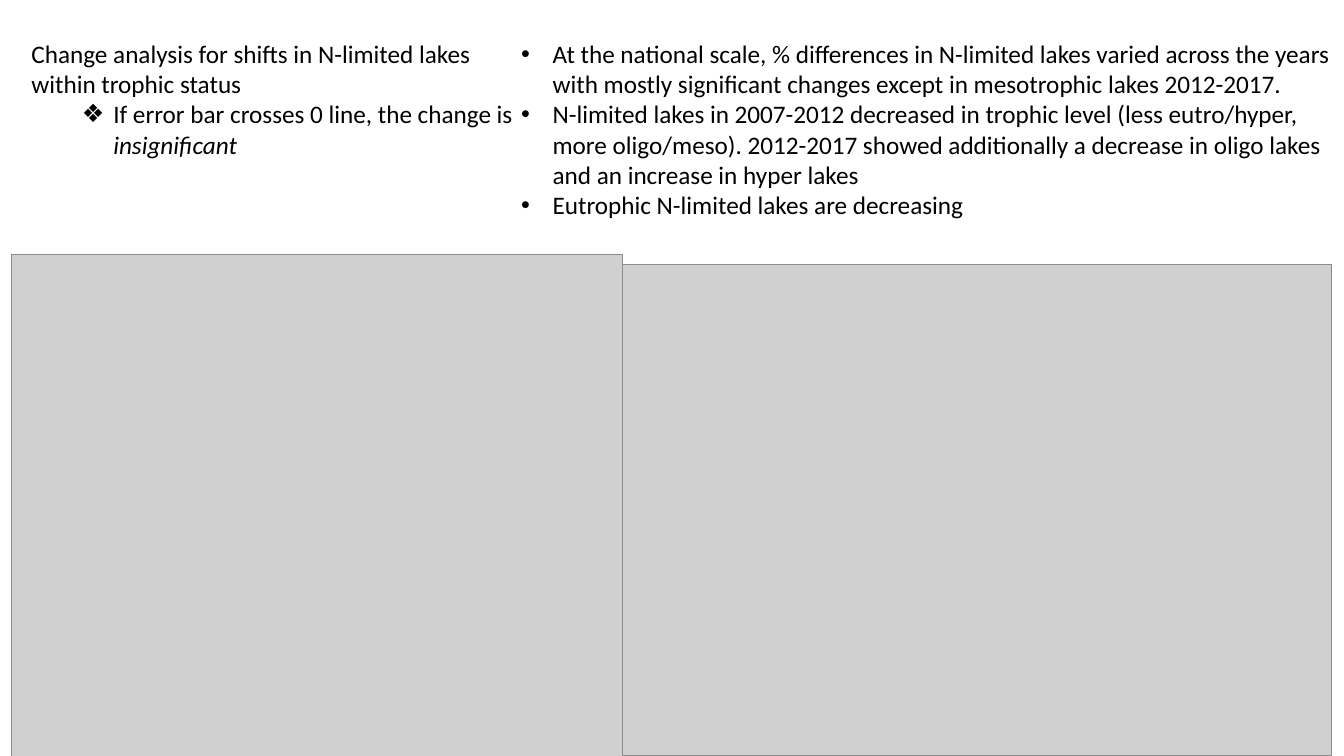
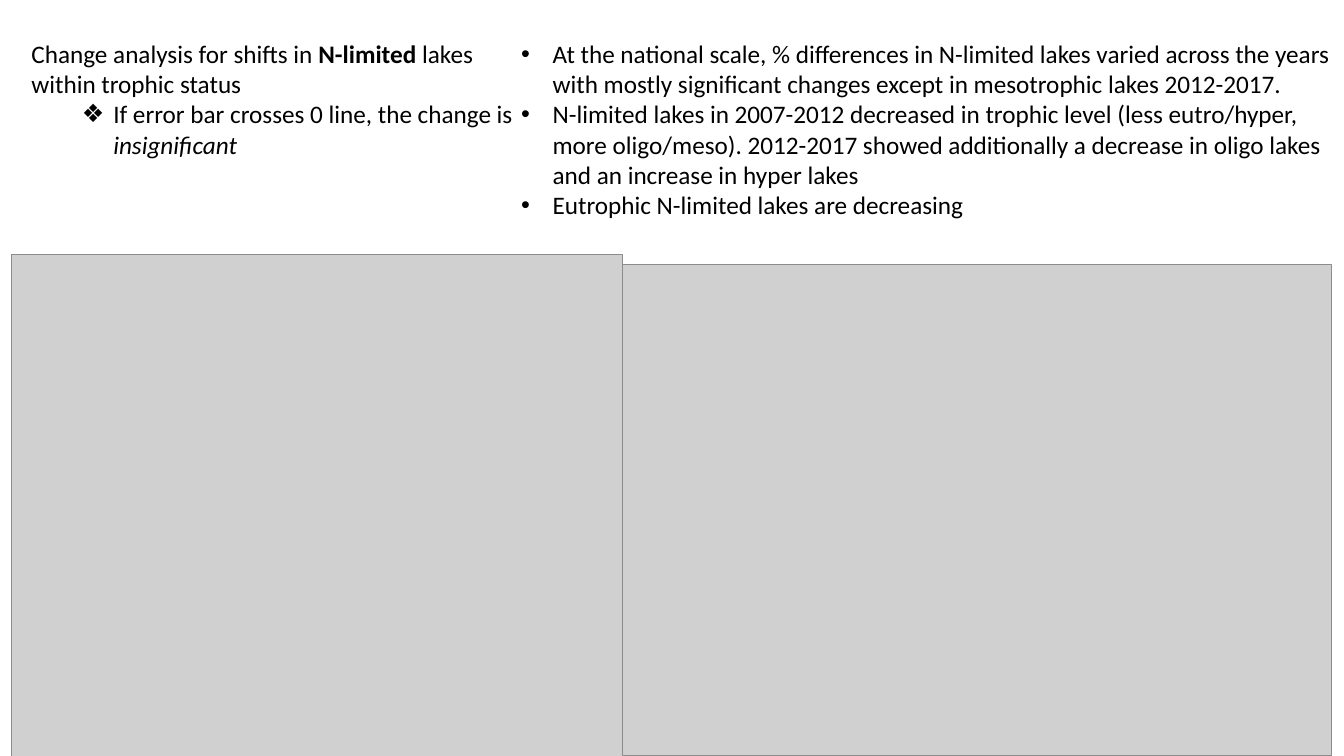
Before and after one commit to LinneaRock/NLA-nutrient-limitation, a slide deck: slide 14 of results.pptx. Drawn at 1344x756 pixels with LibreOffice and Linux fonts; fonts in the diff are those of the drawing; grey boxes stand for pictures. Boxes give left, top, right and bottom in pixels: in the first picture for what was removed or moved away, otherwise in the second. Text is boxed around its words. In the diff, an @@ line names an element or a change of style, - is before the commit and + after.

```diff
--- a/results.pptx
+++ b/results.pptx
@@ text at bbox=[31, 45, 473, 97]: bold on in "N-limited" @@
```
Also in this commit, not shown: 1 other slide changed, 2 slides added, 5 other files.
